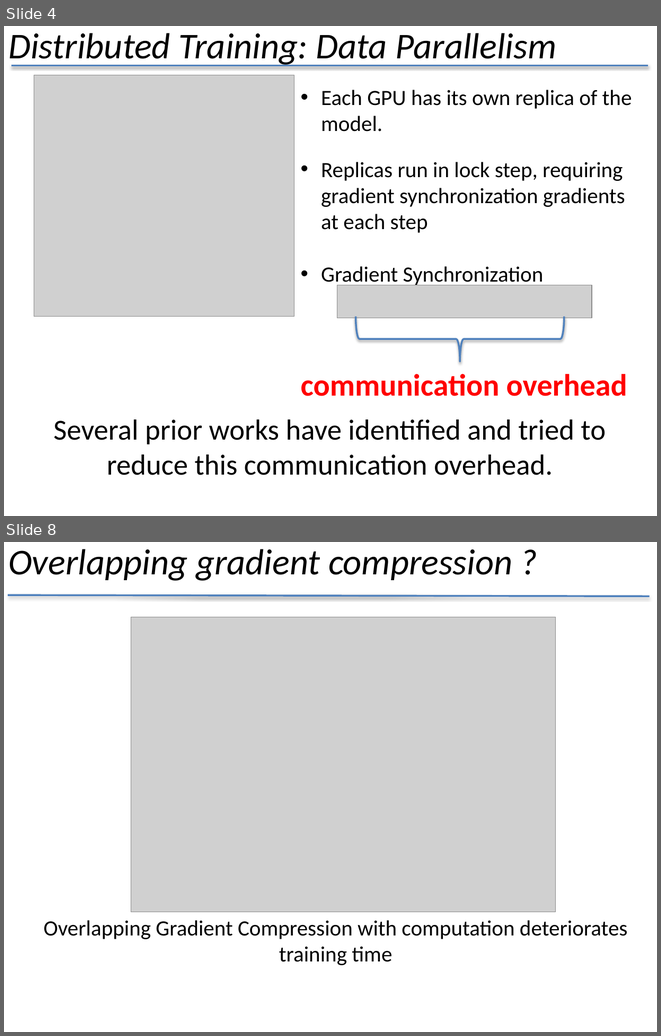
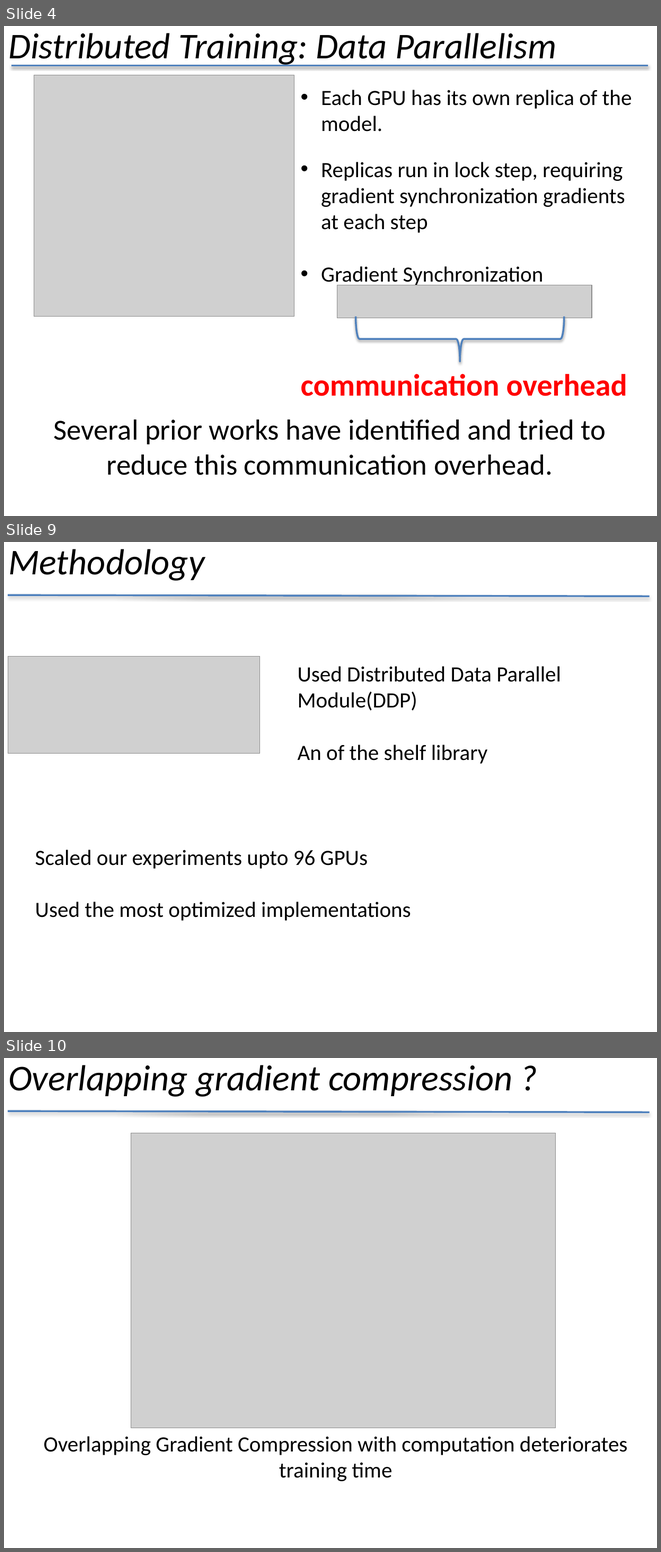
Before and after one commit to CSResearchSymposium/csresearchsymposium.github.io, a slide deck: data/submissions/slides/Saurabh Agarwal.pptx. Shown one above the other, each under a label of ours: slides 4 and 8 before the commit, slides 4, 9 and 10 after it; the slides between them are not shown. The pictures are 661x1036 and 661x1552 pixels, drawn with LibreOffice and Linux fonts; fonts in the diff are those of the drawing; grey boxes stand for pictures. Boxes give left, top, right and bottom in pixels: in the first picture for what was removed or moved away, otherwise in the second. Text is boxed around its words. In the diff, an @@ line names an element or a change of style, - is before the commit and + after.

```diff
--- a/data/submissions/slides/Saurabh Agarwal.pptx
+++ b/data/submissions/slides/Saurabh Agarwal.pptx
@@ slide 9 added at box(4, 542, 657, 1032), background #FFFFFF @@
@@ text added at box(8, 549, 204, 581), 40 pt, text #000000, italic @@
+Methodology
@@ line added from (8, 595) to (649, 596), #4F81BD 2 pt @@
@@ picture added at box(8, 656, 260, 753) @@
@@ text added at box(298, 666, 561, 764), 24 pt, text #000000 @@
+Used Distributed Data Parallel Module(DDP)
+An of the shelf library
@@ text added at box(35, 849, 411, 920), 24 pt, text #000000 @@
+Scaled our experiments upto 96 GPUs
+Used the most optimized implementations
@@ what was slide 8 is now slide 10 @@
```
Also in this commit, not shown: 5 slides changed, 2 other slides added, 1 slide removed.
